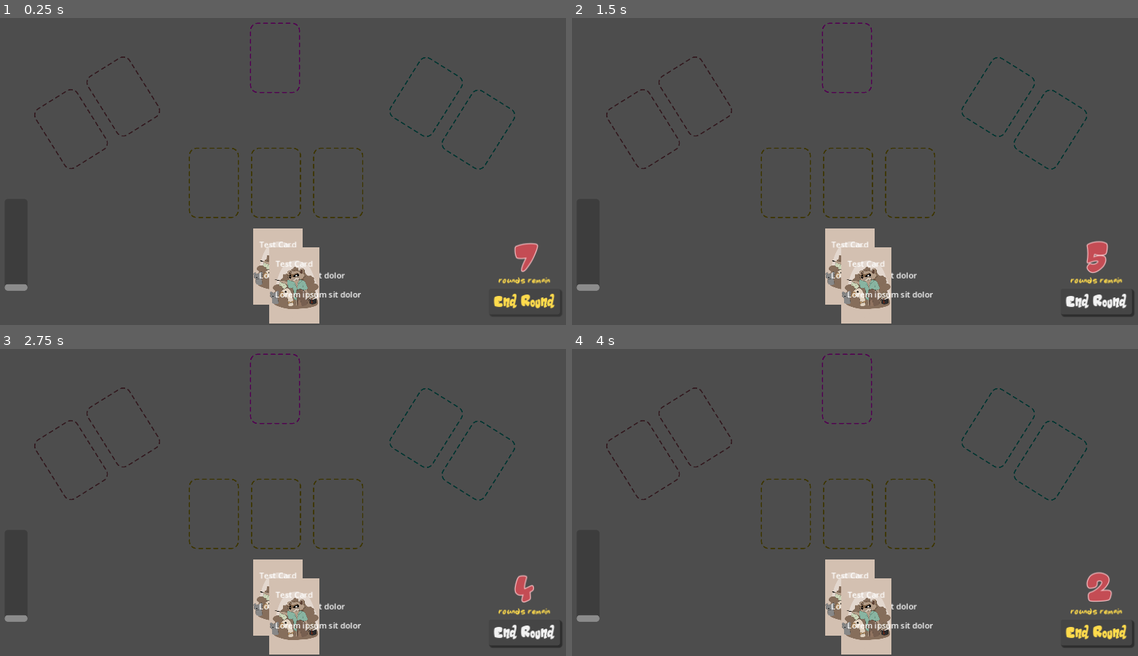
Above: before the commit, frames 1-4 (two rows, left to right).
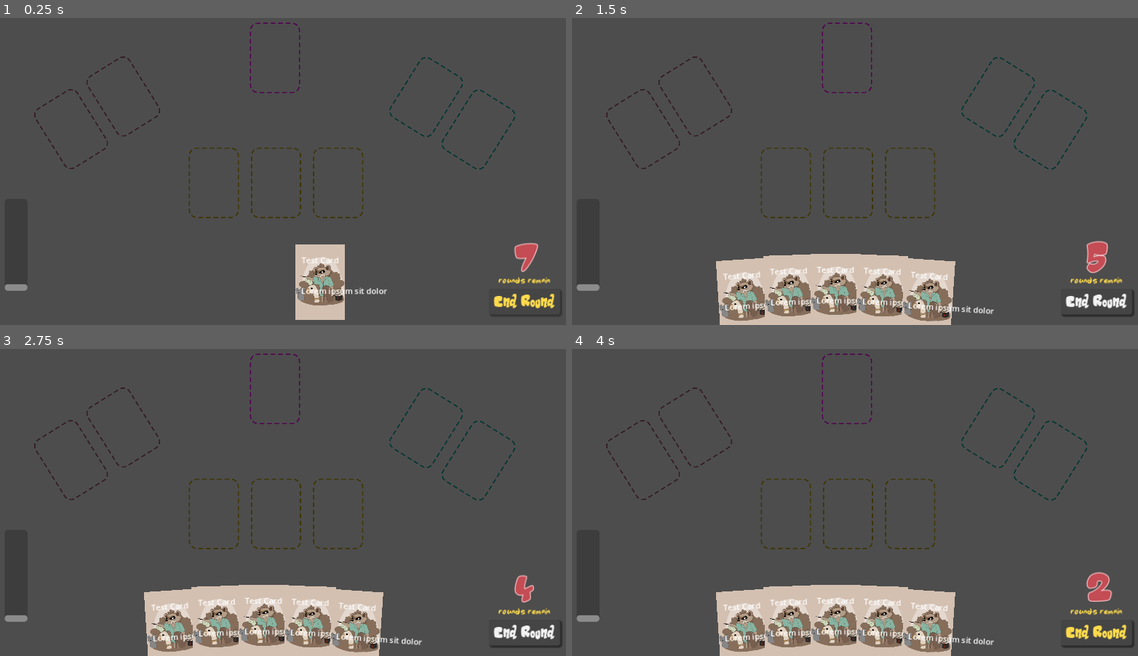
Above: after the commit, the same moments.

Repository: Doorkneel/jester-game
Game: Godot game, scene res://scenes/game.tscn
The game is run twice, just before and just after one commit, with the same random seed, the same clock (stepped at 60 frames per second) and the same inputs.
Inputs (mouse positions are in pixels of both pictures, inside the frame that each line leads up to):
- Up to frame 1 (0.25 s): no input
- Up to frame 2 (1.5 s): click "End Round" at 0.5 s; click "End Round" at 1.25 s
- Up to frame 3 (2.75 s): click "End Round" at 2 s
- Up to frame 4 (4 s): tap Enter at 2.75 s; move the mouse to (787, 514) at 2.77 s; click (787, 514) at 2.85 s; tap Space at 3.5 s; move the mouse to (849, 514) at 3.52 s; click (849, 514) at 3.6 s

The runs differ from the first frame. In frame 1, 4.0% of the frame differs, in the area x 44-69%, y 68-100%; in frame 2, 9.1%, in the area x 25-75%, y 68-100%; in frame 3, 9.1%; in frame 4, 9.1%.

Commit message:
Add logic for hand of cards.
Add logic for drawing cards from deck.
Add logic for playing cards from hand.
Disable played cards' interaction.
Snap unplayed cards back to hand.

Diff:
--- a/scenes/card.gd
+++ b/scenes/card.gd
@@ -1,11 +1,13 @@
 class_name Card
 extends Area2D
+
+signal card_picked_up(this: Card)
+signal card_released(this: Card)
+signal card_played_to_slot(this: Card)
 
 @onready var card_art: Sprite2D = $Art as Sprite2D
 @onready var card_name: Label = $Name as Label
 @onready var rules_text: Label = $RulesText as Label
-signal card_picked_up(this: Card)
-signal card_released(this: Card)
 
 var card_data_loc = "res://cards/"
 var card_art_loc = "res://assets/"
@@ -13,21 +15,22 @@
 var card_id = "test_card"
 var card_data
 
+var pos_in_hand: int = -1
+
 # Track card being dragged across multiple card instances
 static var card_being_dragged: Card
 var highlighted_slot: CardSlot
 
 # Current interaction
+var interactable = true
 var being_hovered = false
 var being_dragged = false
 
-# Where to return if let go
-var pos_in_hand: int = -1
-var origin_slot: CardSlot = null
-
 # Target position & rotation for animation
-var target_position: Vector2
+var desired_position: Vector2
+var desired_rotation: float = 0
 const slide_speed: float = 0.6
+const rotation_speed: float = 0.2
 const snap_strength: float = 0.7
 
 func load_card():
@@ -43,32 +46,40 @@
 	rules_text.text = card_data["rules_text"]
 
 func _ready() -> void:
-	target_position = position
+	if not desired_position: desired_position = position
 	load_card()
 
 func _process(_delta) -> void:
+	var target_pos: Vector2 = desired_position
+	var target_rot: float = desired_rotation
+
 	if being_dragged:
 		if highlighted_slot:
-			target_position = snap_strength * highlighted_slot.global_position + (1 - snap_strength) * get_global_mouse_position()
-			rotation = highlighted_slot.global_rotation
+			target_pos = snap_strength * highlighted_slot.global_position + (1 - snap_strength) * get_global_mouse_position()
+			target_rot = highlighted_slot.global_rotation
 		else:
-			target_position = get_global_mouse_position()
-			rotation = 0
+			target_pos = get_global_mouse_position()
+			target_rot = 0
 
 	# move towards target position
-	var pos_delta = target_position - position
-	if pos_delta.length() < slide_speed: position = target_position
+	var pos_delta = target_pos - position
+	if pos_delta.length() < slide_speed: position = target_pos
 	else: position += pos_delta * slide_speed
 
+	# move towards target rotation
+	var rot_delta = target_rot - rotation
+	if abs(rot_delta) < rotation_speed: rotation = target_rot
+	else: rotation += rot_delta * rotation_speed
+
 func _on_mouse_entered() -> void:
-	being_hovered = true
+	if interactable: being_hovered = true
 
 func _on_mouse_exited() -> void:
 	being_hovered = false
 
 func _input(_event) -> void:
 	if Input.is_action_just_pressed("click"):
-		if being_hovered and not card_being_dragged:
+		if being_hovered and not card_being_dragged and interactable:
 			being_dragged = true
 			card_picked_up.emit(self)
 			card_being_dragged = self
@@ -80,16 +91,15 @@
 
 			if highlighted_slot:
 				play_to_slot(highlighted_slot)
-			else:
-				# TODO add logic to return to hand using 'pos_in_hand'
-				pass
+				highlighted_slot = null
 
 func _on_slot_hovered(slot: CardSlot) -> void:
 	# TODO do some logic to check whether card can be placed here
 	highlighted_slot = slot
 
 func play_to_slot(slot: CardSlot) -> void:
-	target_position = slot.global_position
-	rotation = slot.global_rotation
+	desired_position = slot.global_position
+	desired_rotation = slot.global_rotation
 	slot.contents.append(self)
-	origin_slot = slot
+	interactable = false
+	card_played_to_slot.emit(self)
--- a/scenes/game.gd
+++ b/scenes/game.gd
@@ -1,38 +1,42 @@
 class_name Game
 extends Node
-
-var rounds_remaining: int = 7
 
 @onready var slots = get_tree().get_nodes_in_group("slots") as Array[CardSlot]
 
 @onready var rounds_label = $CanvasLayer/Rounds as Label
 @onready var humour_bar = $CanvasLayer/Humour as ProgressBar
+@onready var card_draw_timer = $CardDrawTimer as Timer
+@onready var card_spawn = $CardSpawn as Marker2D
+@onready var hand_pos = $Path2D/HandPos as PathFollow2D
 
-# card slots
-@onready var stage_slots = [
-	$Stage/Stage1,
-	$Stage/Stage2,
-	$Stage/Stage3
-] as Array[CardSlot]
+@onready var stage_slots = [$Stage/Stage1, $Stage/Stage2, $Stage/Stage3] as Array[CardSlot]
+@onready var court_slots = [$Court/Court1, $Court/Court2] as Array[CardSlot]
+@onready var commoner_slots = [$Commoners/Commoners1, $Commoners/Commoners2] as Array[CardSlot]
+@onready var king_slot = $King/King as CardSlot
 
-@onready var court_slots = [
-	$Court/Court1,
-	$Court/Court2
-] as Array[CardSlot]
+const card_scene = preload("res://scenes/card.tscn")
 
-@onready var commoner_slots = [
-	$Commoners/Commoners1,
-	$Commoners/Commoners2
-] as Array[CardSlot]
-
-@onready var king_slot = $King/King as CardSlot
+# starting cards
+@export var starting_cards = {
+	"quip": 3,
+	"improv": 2,
+	"setup": 2,
+	"toilet_humour": 1,
+	"audience_participation": 1
+}
 
 # crowd attitudes (range between -40 and 40)
 var commoner_attitude: int = 0
 var court_attitude: int = 0
 
-# current humour level
+# main game counters
 var humour: int = 5
+var rounds_remaining: int = 7
+
+# current deck and hand
+var deck: Array[String] = []
+var hand: Array[Card] = []
+var cards_left_to_draw: int = 5
 
 func _ready() -> void:
 	# initialize UI
@@ -43,6 +47,14 @@
 	for card in get_tree().get_nodes_in_group("cards") as Array[Card]:
 		card.connect("card_released", self._on_card_released)
 		card.connect("card_picked_up", self._on_card_picked_up)
+
+	# inititalize deck
+	for card in starting_cards:
+		for i in range(starting_cards[card]): deck.append(card)
+	deck.shuffle()
+
+	# draw initial hand
+	card_draw_timer.start()
 
 func _on_card_released(card: Card) -> void:
 	for slot in slots:
@@ -85,3 +97,33 @@
 
 func ease_in_out(x: float) -> float:
 	return 2 * x * x if 0 < 0.5 else 1 - pow(-2 * x + 2, 2) / 2
+
+func draw_card() -> void:
+	var new_card: Card = card_scene.instantiate()
+	new_card.connect("card_released", self._on_card_released)
+	new_card.connect("card_picked_up", self._on_card_picked_up)
+	new_card.connect("card_played_to_slot", self._on_card_played_to_slot)
+
+	hand.append(new_card)
+	new_card.pos_in_hand = len(hand) - 1
+	new_card.position = card_spawn.position
+	layout_hand()
+	add_child(new_card)
+
+func _on_card_played_to_slot(card: Card) -> void:
+	hand.remove_at(card.pos_in_hand)
+	card.pos_in_hand = -1
+	for i in range(len(hand)): hand[i].pos_in_hand = i
+	layout_hand()
+
+func layout_hand() -> void:
+	for i in range(len(hand)):
+		var width_proportion: float = 1 - exp(-len(hand) / 6.0)
+		hand_pos.progress_ratio = 0.5 - 0.5 * width_proportion + width_proportion * (i + 0.5) / len(hand)
+		hand[i].desired_position = hand_pos.global_position
+		hand[i].desired_rotation = hand_pos.rotation
+
+func _on_card_draw_timer_timeout() -> void:
+	draw_card()
+	cards_left_to_draw -= 1
+	if cards_left_to_draw > 0: card_draw_timer.start()
--- a/scenes/game.tscn
+++ b/scenes/game.tscn
@@ -44,6 +44,12 @@
 shadow_color = Color(0.152941, 0.152941, 0.152941, 0.6)
 shadow_size = 3
 shadow_offset = Vector2(3, 3)
+
+[sub_resource type="Curve2D" id="Curve2D_7rpl5"]
+_data = {
+"points": PackedVector2Array(-225.018, 46.298, 225.018, -46.298, 90, 644, -248.315, -53.4812, 248.315, 53.4812, 981, 646)
+}
+point_count = 2
 
 [node name="Game" type="Node"]
 script = ExtResource("1_gmfm1")
@@ -94,9 +100,11 @@
 location = 3
 
 [node name="Card" parent="." instance=ExtResource("3_aadjc")]
+visible = false
 position = Vector2(582, 532)
 
 [node name="Card2" parent="." instance=ExtResource("3_aadjc")]
+visible = false
 position = Vector2(614, 570)
 
 [node name="CanvasLayer" type="CanvasLayer" parent="."]
@@ -144,4 +152,21 @@
 fill_mode = 3
 show_percentage = false
 
+[node name="CardDrawTimer" type="Timer" parent="."]
+wait_time = 0.2
+one_shot = true
+
+[node name="Path2D" type="Path2D" parent="."]
+position = Vector2(70, -497)
+scale = Vector2(0.902357, 1.77572)
+curve = SubResource("Curve2D_7rpl5")
+
+[node name="HandPos" type="PathFollow2D" parent="Path2D"]
+position = Vector2(90, 644)
+rotation = -0.202921
+
+[node name="CardSpawn" type="Marker2D" parent="."]
+position = Vector2(1254, 464)
+
 [connection signal="pressed" from="CanvasLayer/EndRound" to="." method="advance_round"]
+[connection signal="timeout" from="CardDrawTimer" to="." method="_on_card_draw_timer_timeout"]
Not shown: 1 places in scenes/game.tscn that only renumber resources
